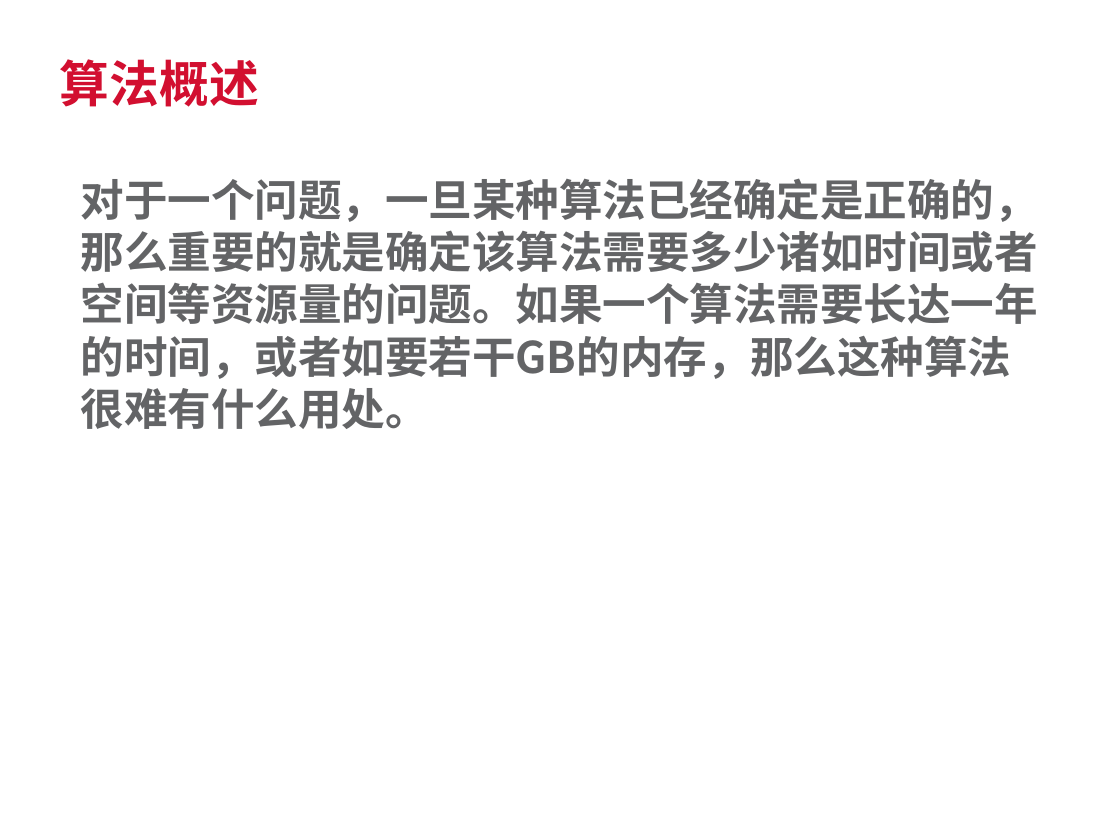
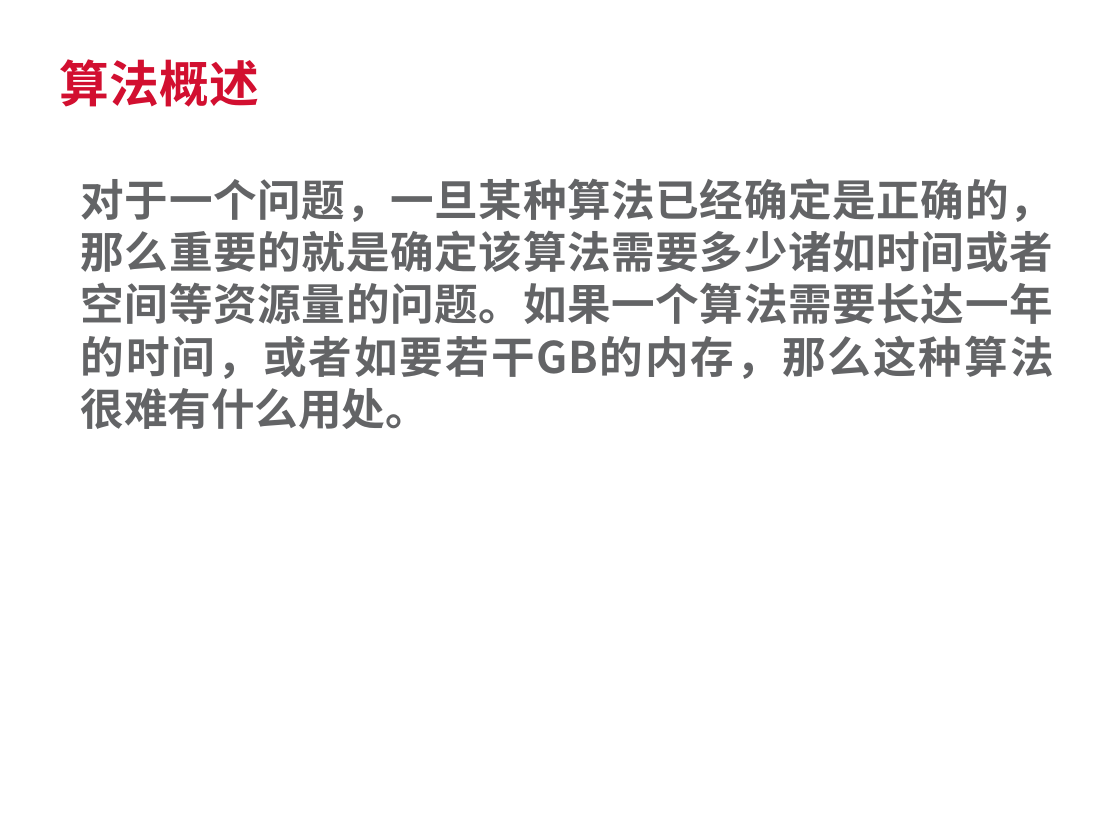
Before and after one commit to SherlockGn/documents, a slide deck: slide 4 of trendmicro template.pptx. Drawn at 1120x840 pixels with LibreOffice and Linux fonts; fonts in the diff are those of the drawing; background and template pictures are left out. Boxes give left, top, right and bottom in pixels: in the first picture for what was removed or moved away, otherwise in the second. Text is boxed around its words. In the diff, an @@ line names an element or a change of style, - is before the commit and + after.

```diff
--- a/trendmicro template.pptx
+++ b/trendmicro template.pptx
@@ text "对于一个问题，一旦某种算法已经确定是正确的，那么重要的就是确定该算法需要多少诸如时间或者空间等资源量的问题。如果一个算法 ..." at (81,178,1054,429): alignment left to justified @@
```
Also in this commit, not shown: 3 other slides changed, 24 slides added, 9 other files.
